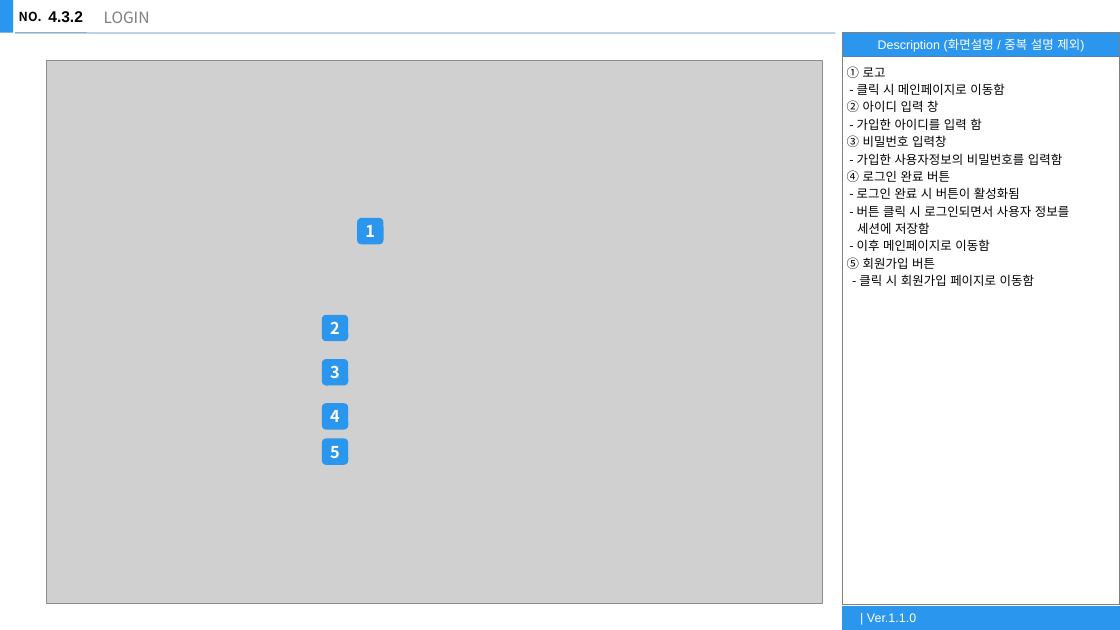
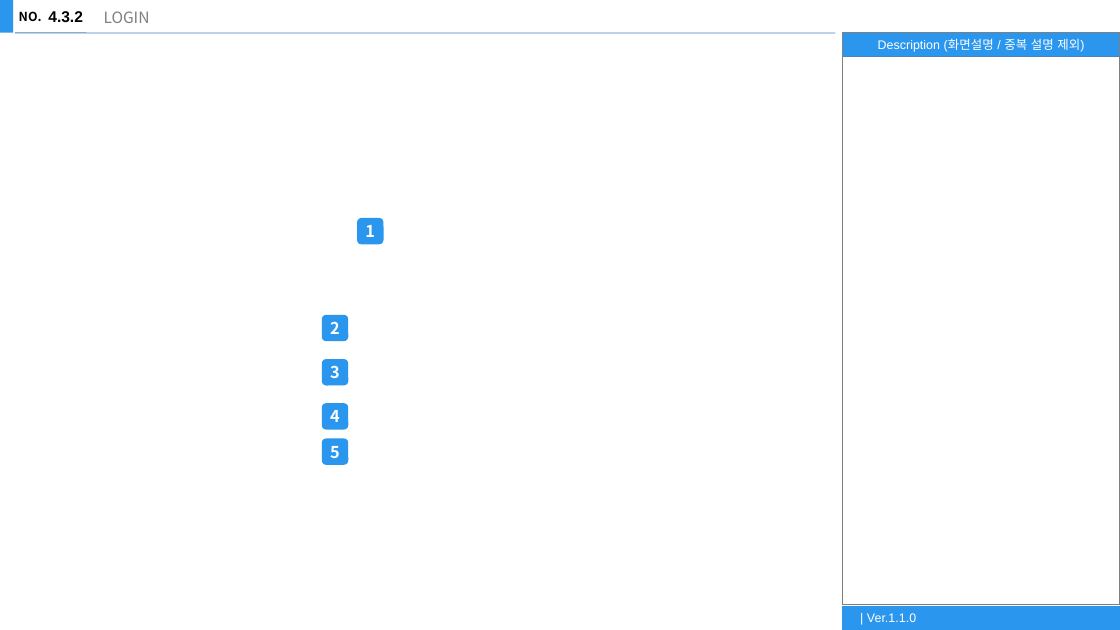
Before and after one commit to YuYoHan/project_study02, a slide deck: slide 15 of storyboard.pptx. Drawn at 1120x630 pixels with LibreOffice and Linux fonts; fonts in the diff are those of the drawing; grey boxes stand for pictures. Boxes give left, top, right and bottom in pixels: in the first picture for what was removed or moved away, otherwise in the second. Text is boxed around its words. In the diff, an @@ line names an element or a change of style, - is before the commit and + after.

```diff
--- a/storyboard.pptx
+++ b/storyboard.pptx
@@ picture removed at (46, 60, 822, 603) @@
@@ text removed at (847, 66, 1069, 286) @@
-① 로고
-- 클릭 시 메인페이지로 이동함
-② 아이디 입력 창
-- 가입한 아이디를 입력 함
-③ 비밀번호 입력창
-- 가입한 사용자정보의 비밀번호를 입력함
-④ 로그인 완료 버튼
-- 로그인 완료 시 버튼이 활성화됨
-- 버튼 클릭 시 로그인되면서 사용자 정보를
-세션에 저장함
-- 이후 메인페이지로 이동함
-⑤ 회원가입 버튼
-- 클릭 시 회원가입 페이지로 이동함
```
Also in this commit, not shown: 7 other slides changed, 2 other files.
